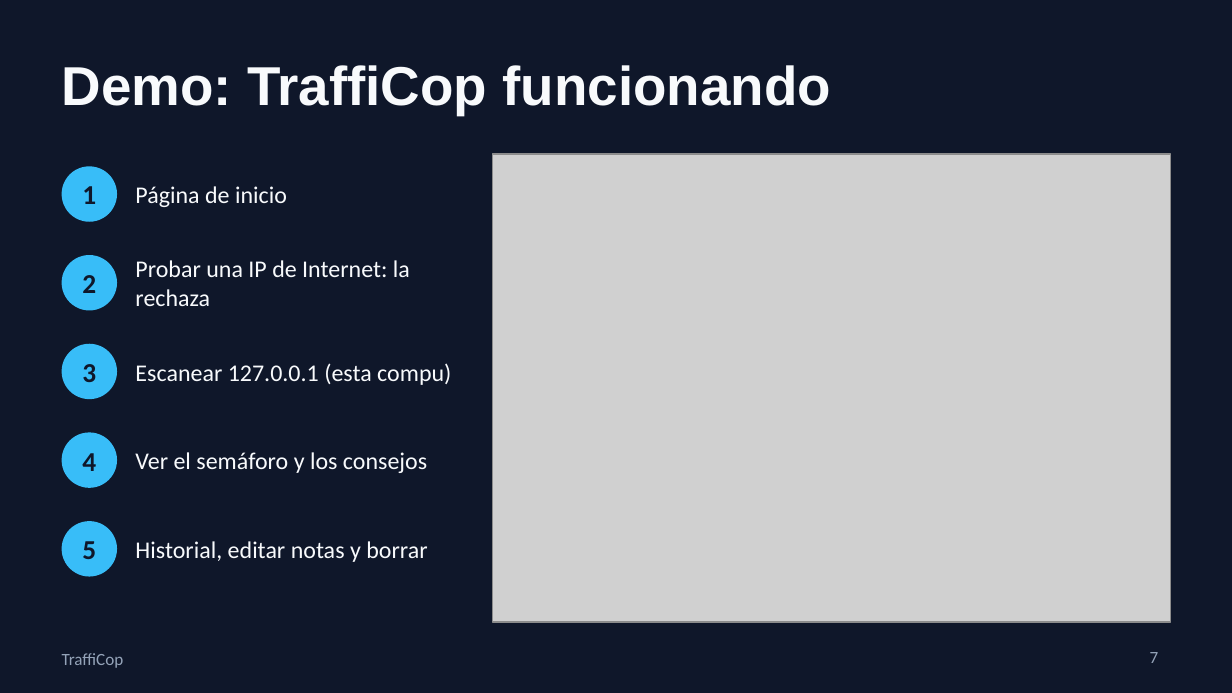
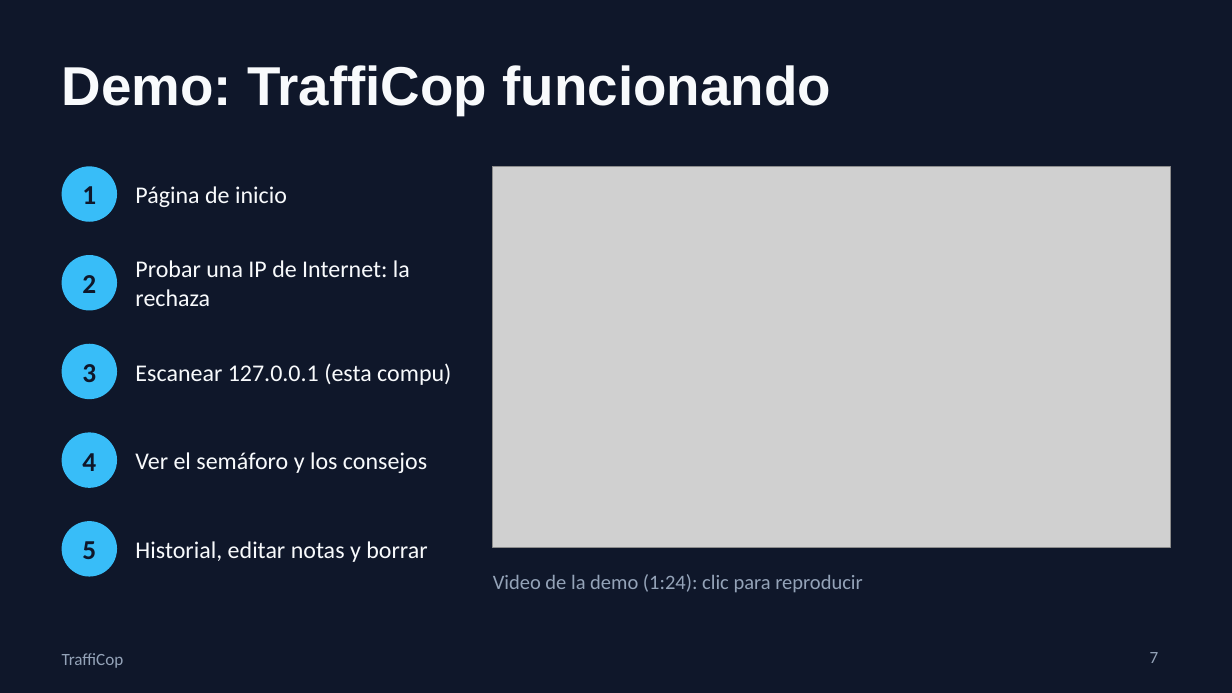
Before and after one commit to Gambeta-latorre/pdi-eest4, a slide deck: slide 7 of presentacion/TraffiCop-presentacion.pptx. Drawn at 1232x693 pixels with LibreOffice and Linux fonts; fonts in the diff are those of the drawing; grey boxes stand for pictures. Boxes give left, top, right and bottom in pixels: in the first picture for what was removed or moved away, otherwise in the second. Text is boxed around its words. In the diff, an @@ line names an element or a change of style, - is before the commit and + after.

Commit message:
Presentación: video de la demo incluido en la diapositiva 7

```diff
--- a/presentacion/TraffiCop-presentacion.pptx
+++ b/presentacion/TraffiCop-presentacion.pptx
@@ picture: place and size @@
-picture at <box>493,154,1170,622</box>
+picture at <box>493,166,1170,547</box>
@@ text added at <box>493,574,863,593</box>, 12 pt, text #94A3B8 @@
+Video de la demo (1:24): clic para reproducir
```
Also in this commit, not shown: 3 other files.
